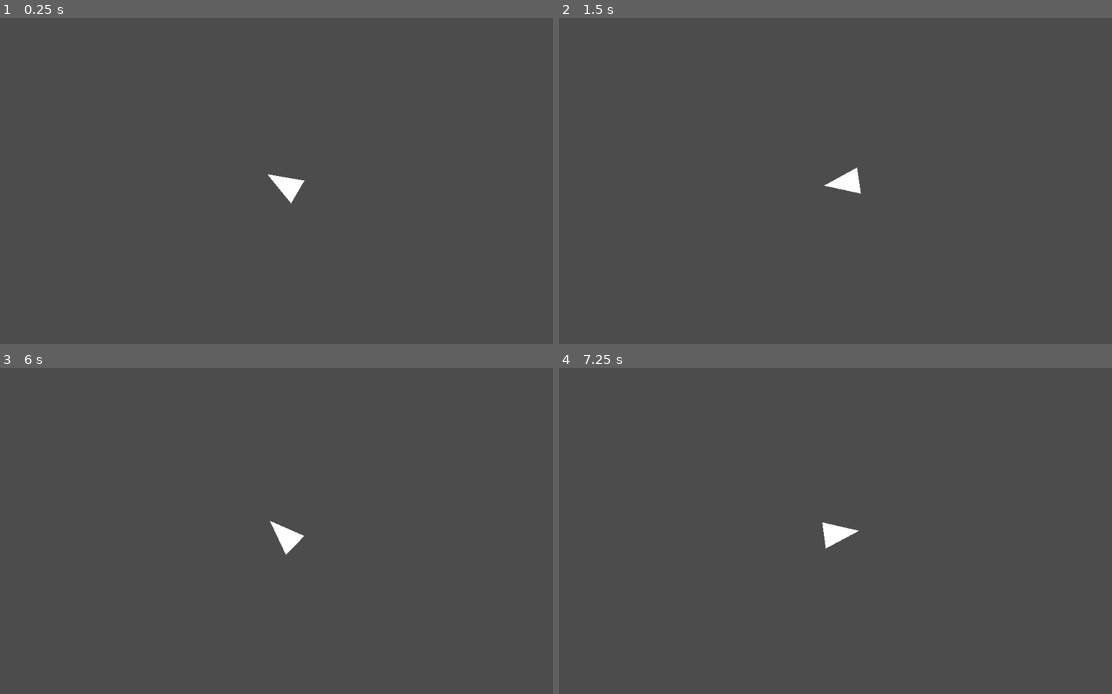
Above: before the commit, frames 1-4 (two rows, left to right).
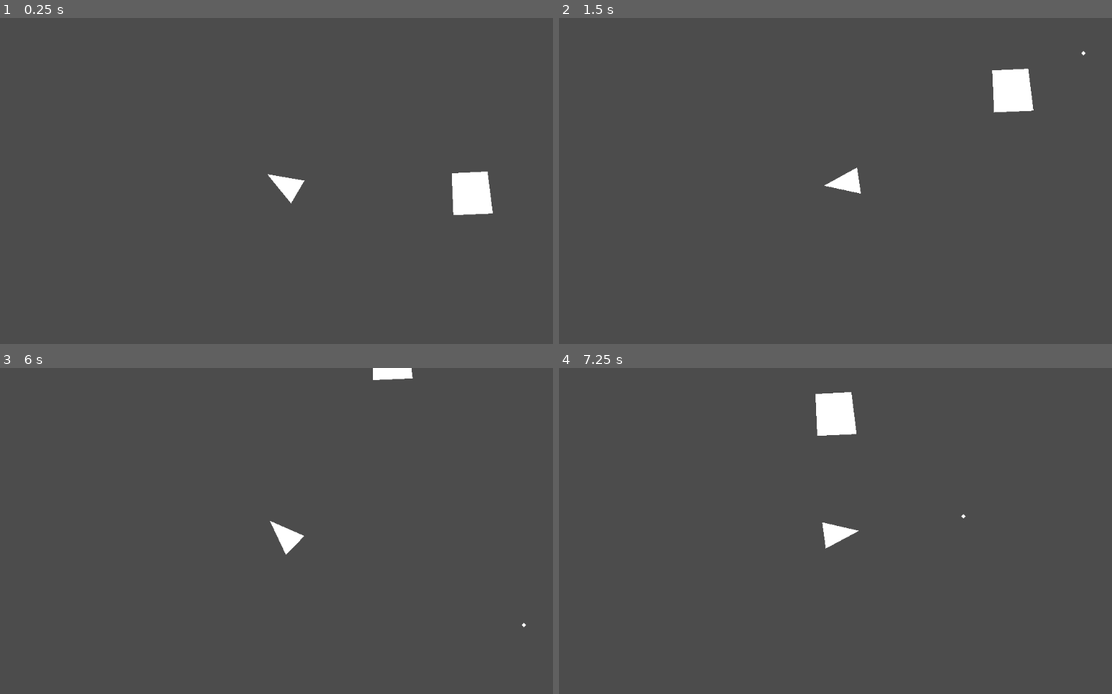
Above: after the commit, the same moments.

Repository: Charles303/1639535_clavoie_final
Game: Godot game, scene res://Scenes/Main.tscn
Same seed, same stepped clock (60 frames per second), same inputs: the game is played once before the commit and once after it.
Inputs (mouse positions are in pixels of both pictures, inside the frame that each line leads up to):
- Up to frame 1 (0.25 s): no input
- Up to frame 2 (1.5 s): tap Enter at 0.5 s; move the mouse to (968, 167) at 0.52 s; hold D (droite) 0.53-1.28 s; tap Space (shoot, bound only after the commit) at 0.6 s; move the mouse to (730, 200) at 1.27 s; hold A (gauche) from 1.28 s (still down); tap S (arriere) at 1.35 s
- Up to frame 3 (6 s): tap Space (shoot, bound only after the commit) at 1.55, 2.1, 2.85, 3.5, 3.8, 4.35, 5, 5.1 s; move the mouse to (337, 459) at 2.02 s; release A (gauche) at 2.03 s; hold D (droite) 2.03-2.78 s; move the mouse to (254, 599) at 2.77 s; hold W (avance) 2.78-3.53 s; move the mouse to (453, 583) at 3.52 s; hold S (arriere) 3.53-4.28 s; hold A (gauche) 3.53-5.78 s; tap Enter at 4.25, 5.75 s; move the mouse to (110, 482) at 4.27 s; move the mouse to (309, 534) at 5.02 s; move the mouse to (199, 449) at 5.77 s; hold D (droite) from 5.78 s (still down); tap S (arriere) at 5.85 s
- Up to frame 4 (7.25 s): tap Space (shoot, bound only after the commit) at 6.05, 6.6 s; move the mouse to (968, 517) at 6.52 s; release D (droite) at 6.53 s; hold W (avance) from 6.53 s (still down)

The runs differ from the first frame. In frame 1, 0.9% of the frame differs, in the area x 81-90%, y 46-61%; in frame 2, 0.9%, in the area x 78-96%, y 10-30%; in frame 3, 0.3%; in frame 4, 0.9%.

Commit message:
mouvements joueur et tir

Diff:
--- /dev/null
+++ b/Scenes/Balle.tscn
@@ -0,0 +1,15 @@
+[gd_scene load_steps=2 format=2]
+
+[ext_resource path="res://Scripts/Balle.gd" type="Script" id=1]
+
+[node name="Balle" type="KinematicBody2D"]
+light_mask = 2
+script = ExtResource( 1 )
+
+[node name="Polygon2D" type="Polygon2D" parent="."]
+light_mask = 2
+polygon = PoolVector2Array( 0, -4, -4, 0, 0, 4, 4, 0 )
+
+[node name="CollisionPolygon2D" type="CollisionPolygon2D" parent="."]
+light_mask = 2
+polygon = PoolVector2Array( 0, -4, -4, 0, 0, 4, 4, 0 )
--- a/Scenes/Joueur.tscn
+++ b/Scenes/Joueur.tscn
@@ -1,17 +1,24 @@
-[gd_scene load_steps=2 format=2]
+[gd_scene load_steps=3 format=2]
 
 [ext_resource path="res://Scripts/Joueur.gd" type="Script" id=1]
+[ext_resource path="res://Scenes/Balle.tscn" type="PackedScene" id=2]
 
 [node name="Joueur" type="KinematicBody2D"]
 script = ExtResource( 1 )
+balle = ExtResource( 2 )
 
-[node name="Polygon2D" type="Polygon2D" parent="."]
+[node name="Corps" type="Polygon2D" parent="."]
 position = Vector2( 0, -8 )
 polygon = PoolVector2Array( -32, 32, -32, -16, 32, 8 )
 
-[node name="CollisionPolygon2D" type="CollisionPolygon2D" parent="."]
+[node name="collisioncorps" type="CollisionPolygon2D" parent="."]
 position = Vector2( -56, 8 )
 polygon = PoolVector2Array( 24, 16, 24, -32, 88, -8 )
 
 [node name="Camera2D" type="Camera2D" parent="."]
 current = true
+
+[node name="canon" type="Polygon2D" parent="."]
+visible = false
+position = Vector2( 40, 0 )
+polygon = PoolVector2Array( 24, -4, 24, 4, 32, 4, 32, -4 )
--- a/Scenes/Main.tscn
+++ b/Scenes/Main.tscn
@@ -6,3 +6,6 @@
 
 [node name="Joueur" parent="." instance=ExtResource( 1 )]
 position = Vector2( 392, 169 )
+
+[node name="Polygon2D" type="Polygon2D" parent="."]
+polygon = PoolVector2Array( 698.55, 151.115, 701.725, 227.31, 773.158, 224.135, 763.633, 147.94 )
--- /dev/null
+++ b/Scripts/Balle.gd
@@ -0,0 +1,24 @@
+extends KinematicBody2D
+
+var vitesse = 500
+var velocite = Vector2()
+var direction
+# Declare member variables here. Examples:
+# var a = 2
+# var b = "text"
+
+
+# Called when the node enters the scene tree for the first time.
+func _ready():
+	pass # Replace with function body.
+
+
+# Called every frame. 'delta' is the elapsed time since the previous frame.
+#func _process(delta):
+#	pass
+func _physics_process(delta):
+	var collision = move_and_collide(velocite*delta)
+func creer(pos,dir):
+	position = pos
+	direction = dir
+	velocite = Vector2(vitesse,0).rotated(direction)
--- a/Scripts/Joueur.gd
+++ b/Scripts/Joueur.gd
@@ -1,8 +1,9 @@
 extends KinematicBody2D
 
+export (PackedScene) var balle
 export var vitesse = 100
 var velocite = Vector2()
-
+onready var canon = $canon
 
 # Called when the node enters the scene tree for the first time.
 func _ready():
@@ -14,9 +15,20 @@
 	var recule = Input.is_action_pressed("arriere")
 	var gauche = Input.is_action_pressed("gauche")
 	var droite = Input.is_action_pressed("droite")
+	var shoot = Input.is_action_just_pressed("shoot")
 
 	if avance:
 		velocite = Vector2(vitesse,0).rotated(rotation)
+	if recule:
+		velocite = Vector2(vitesse,0).rotated(rotation - 3)
+	if gauche:
+		velocite = Vector2(vitesse,0).rotated(rotation - 1.5)
+	if droite:
+		velocite = Vector2(vitesse,0).rotated(rotation + 1.5)
+	if shoot:
+		var b = balle.instance()
+		b.creer(canon.global_position,rotation)
+		get_parent().add_child(b)
 # Called every frame. 'delta' is the elapsed time since the previous frame.
 #func _process(delta):
 #	pass
@@ -24,6 +36,6 @@
 	get_input()
 	var dir = get_global_mouse_position() - global_position
 	if dir.length() > 10:
-		rotation = dir.angle()
+		rotation = dir.angle() #rotation entre -3 et 3
 		velocite = move_and_slide(velocite)
 	var collision = move_and_collide(velocite*delta)
--- a/project.godot
+++ b/project.godot
@@ -41,6 +41,12 @@
 "events": [ Object(InputEventKey,"resource_local_to_scene":false,"resource_name":"","device":0,"alt":false,"shift":false,"control":false,"meta":false,"command":false,"pressed":false,"scancode":68,"unicode":0,"echo":false,"script":null)
  ]
 }
+shoot={
+"deadzone": 0.5,
+"events": [ Object(InputEventKey,"resource_local_to_scene":false,"resource_name":"","device":0,"alt":false,"shift":false,"control":false,"meta":false,"command":false,"pressed":false,"scancode":32,"unicode":0,"echo":false,"script":null)
+, Object(InputEventMouseButton,"resource_local_to_scene":false,"resource_name":"","device":0,"alt":false,"shift":false,"control":false,"meta":false,"command":false,"button_mask":0,"position":Vector2( 0, 0 ),"global_position":Vector2( 0, 0 ),"factor":1.0,"button_index":1,"pressed":false,"doubleclick":false,"script":null)
+ ]
+}
 
 [rendering]
 
